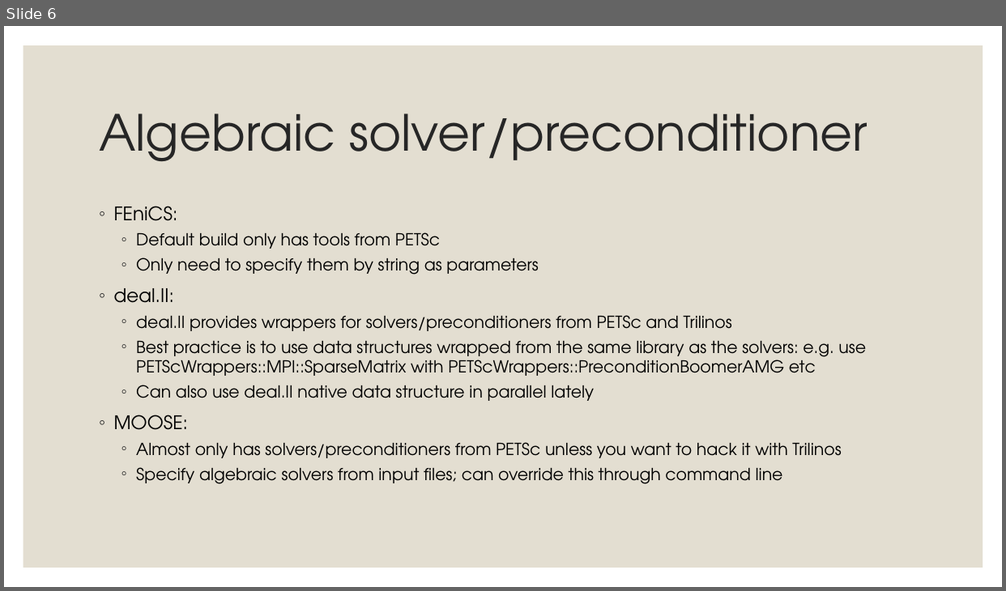
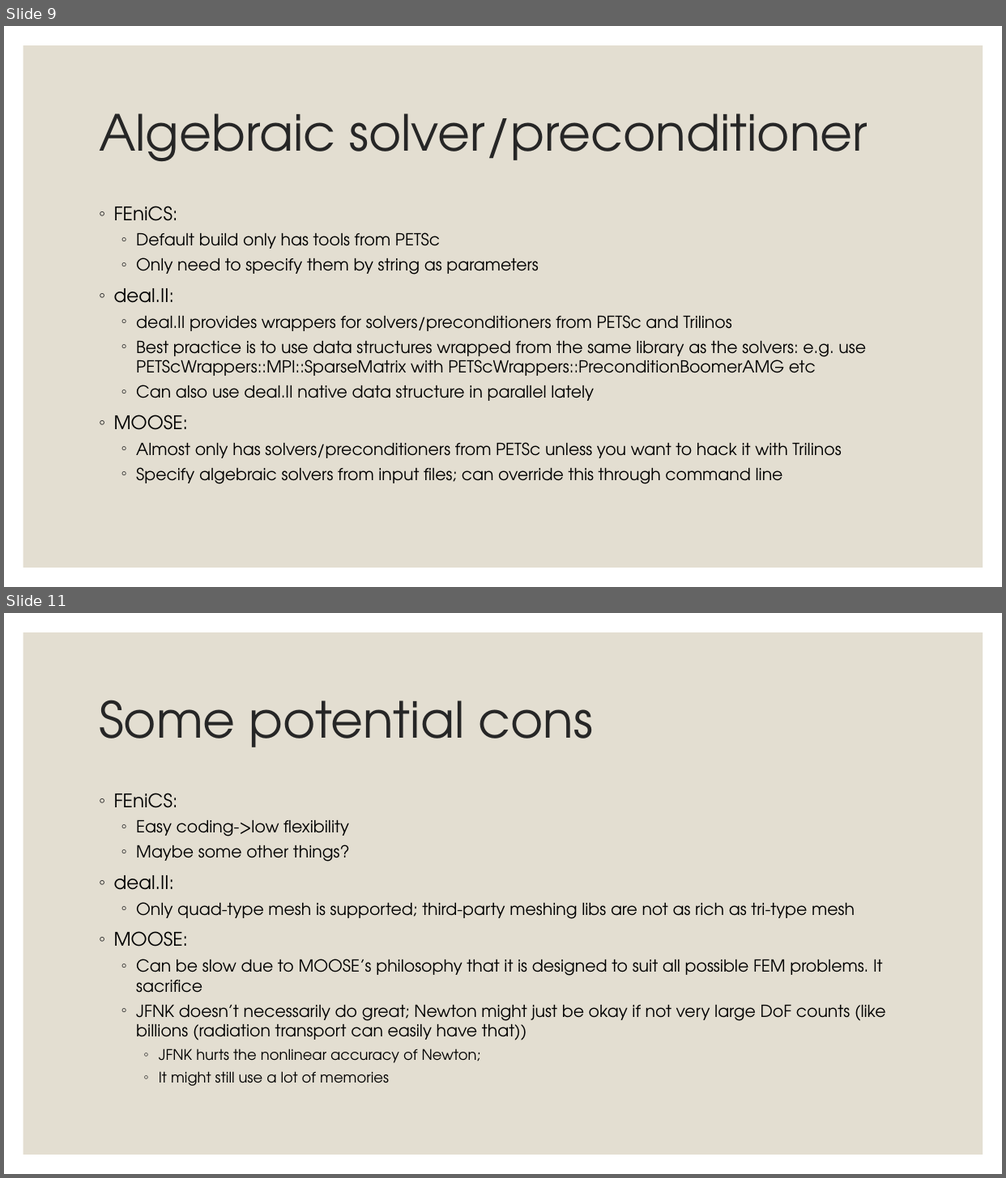
Before and after one commit to victor-dr-z/dealii-playground, a slide deck: docs/package-comparison.pptx. Shown one above the other, each under a label of ours: slide 6 before the commit, slides 9 and 11 after it; the slides between them are not shown. The pictures are 1006x591 and 1006x1178 pixels, drawn with LibreOffice and Linux fonts; fonts in the diff are those of the drawing. Boxes give left, top, right and bottom in pixels: in the first picture for what was removed or moved away, otherwise in the second. Text is boxed around its words. In the diff, an @@ line names an element or a change of style, - is before the commit and + after.

```diff
--- a/docs/package-comparison.pptx
+++ b/docs/package-comparison.pptx
@@ slide 11 added at <box>4,613,1002,1174</box>, background #FFFFFF; not listed: 1 template element that a slide beside it also shows @@
@@ title added at <box>99,700,594,747</box>, 48 pt, text #262626 @@
+Some potential cons
@@ text added at <box>114,793,886,1086</box>, 16 pt, text #000000 @@
+◦ FEniCS:
+  ◦ Easy coding->low flexibility
+  ◦ Maybe some other things?
+◦ deal.II:
+  ◦ Only quad-type mesh is supported; third-party meshing libs are not as rich as tri-type mesh
+◦ MOOSE:
+  ◦ Can be slow due to MOOSE’s philosophy that it is designed to suit all possible FEM problems. It sacrifice
+  ◦ JFNK doesn’t necessarily do great; Newton might just be okay if not very large DoF counts (like billions (radiation transport can easily have that))
+    ◦ JFNK hurts the nonlinear accuracy of Newton;
+    ◦ It might still use a lot of memories
@@ what was slide 6 is now slide 9 @@
```
Also in this commit, not shown: 3 slides changed, 3 other slides added, 3 other files.
